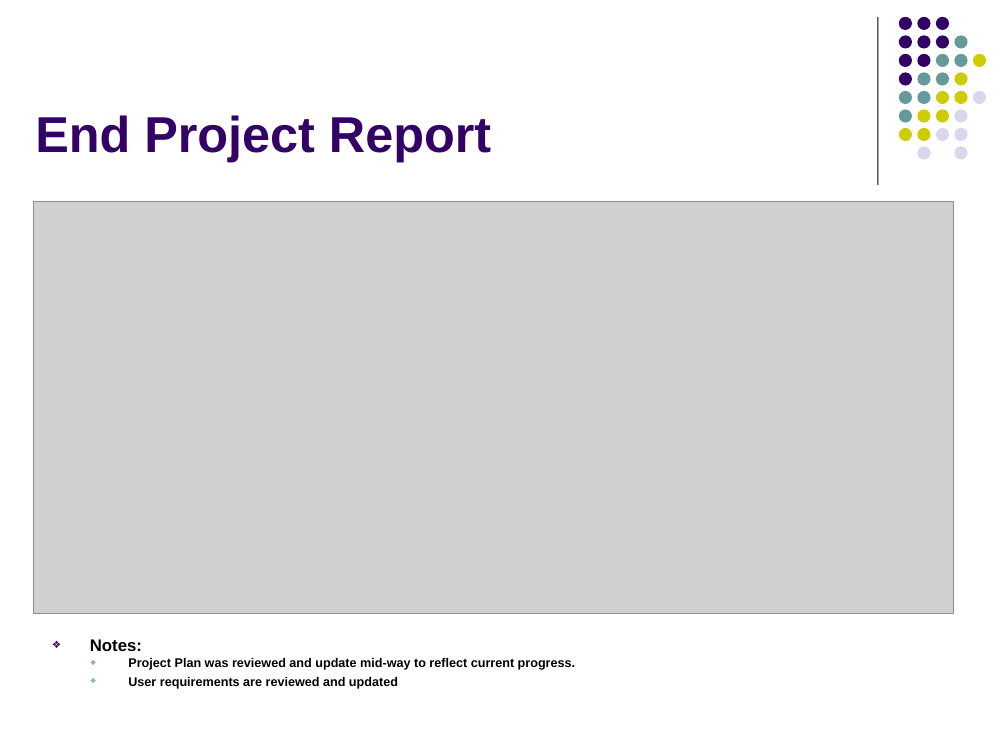
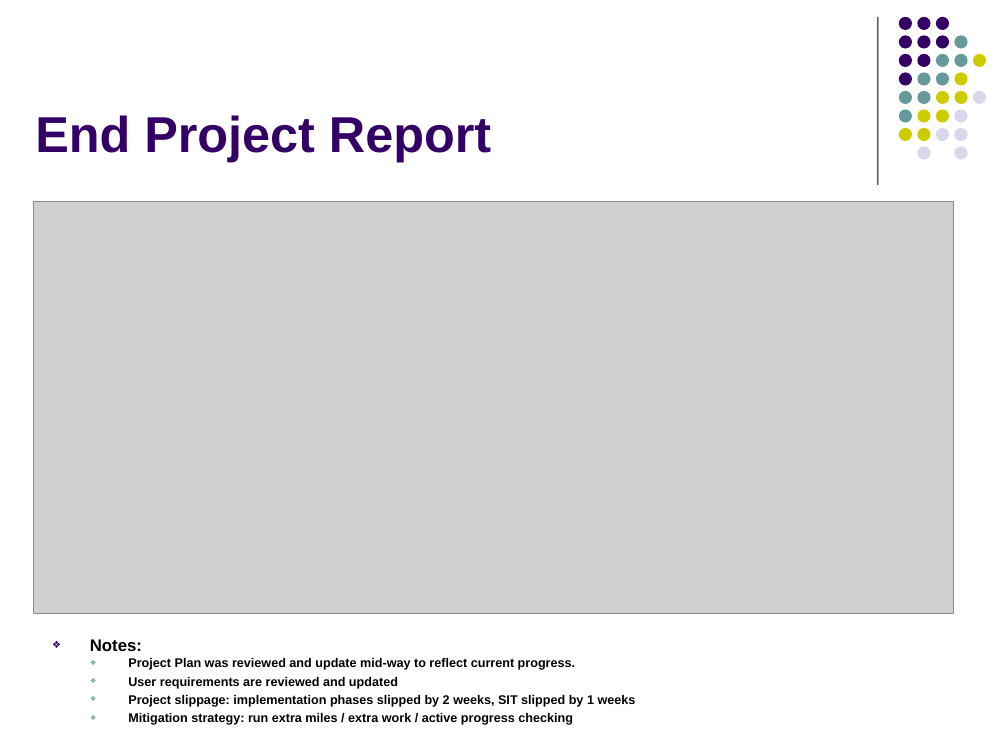
Before and after one commit to imireasa/mtech-se18-t08s, a slide deck: slide 26 of docs/W-9 Working Document/W-9.3 Presentation Slides/Phase 3/vms_presentation_3_v0.1.pptx (slide 24 before the commit). Drawn at 1008x756 pixels with LibreOffice and Linux fonts; fonts in the diff are those of the drawing; grey boxes stand for pictures. Boxes give left, top, right and bottom in pixels: in the first picture for what was removed or moved away, otherwise in the second. Text is boxed around its words. In the diff, an @@ line names an element or a change of style, - is before the commit and + after.

```diff
--- a/docs/W-9 Working Document/W-9.3 Presentation Slides/Phase 3/vms_presentation_3_v0.1.pptx
+++ b/docs/W-9 Working Document/W-9.3 Presentation Slides/Phase 3/vms_presentation_3_v0.1.pptx
@@ text at (128,695,636,725): paragraphs added @@
+  ❖ Project slippage: implementation phases slipped by 2 weeks, SIT slipped by 1 weeks
+  ❖ Mitigation strategy: run extra miles / extra work / active progress checking
```
Also in this commit, not shown: 19 other slides changed, 7 slides added, 3 slides removed.
